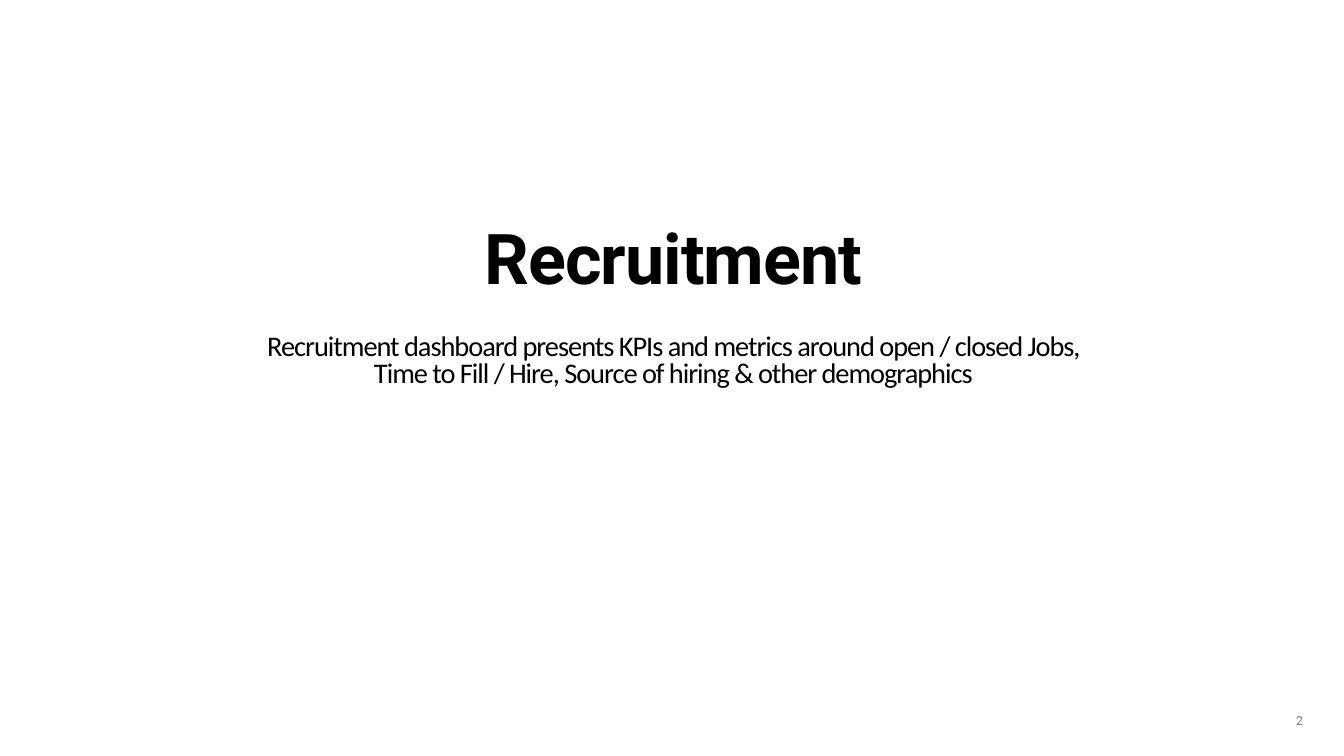
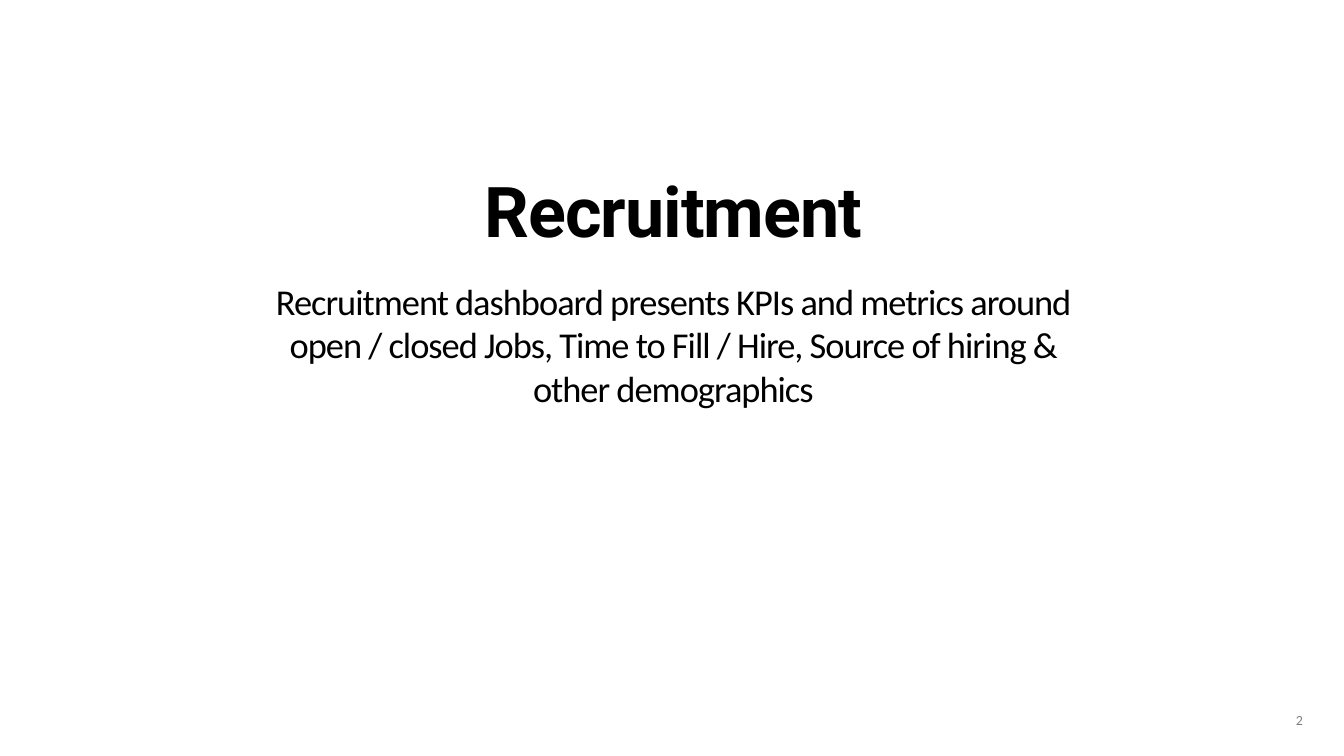
Before and after one commit to anup-jana/PowerBI, a slide deck: slide 2 of Banner & Images.pptx. Drawn at 1344x756 pixels with LibreOffice and Linux fonts; fonts in the diff are those of the drawing; background and template pictures are left out. Boxes give left, top, right and bottom in pixels: in the first picture for what was removed or moved away, otherwise in the second. Text is boxed around its words. In the diff, an @@ line names an element or a change of style, - is before the commit and + after.

```diff
--- a/Banner & Images.pptx
+++ b/Banner & Images.pptx
@@ title "Recruitment": place and size @@
-title "Recruitment" at [485,232,862,285]
+title "Recruitment" at [485,185,862,238]
@@ text "Recruitment dashboard presents KPIs and ...": place and size @@
-text "Recruitment dashboard presents KPIs and ..." at [267,336,1081,388]
+text "Recruitment dashboard presents KPIs and ..." at [276,289,1071,409]
@@ text "Recruitment dashboard presents KPIs and ..." at [276,289,1071,409]: size 20.3 to 26 pt; line spacing 0.8 to 1 @@
```
Also in this commit, not shown: 3 other slides changed.
